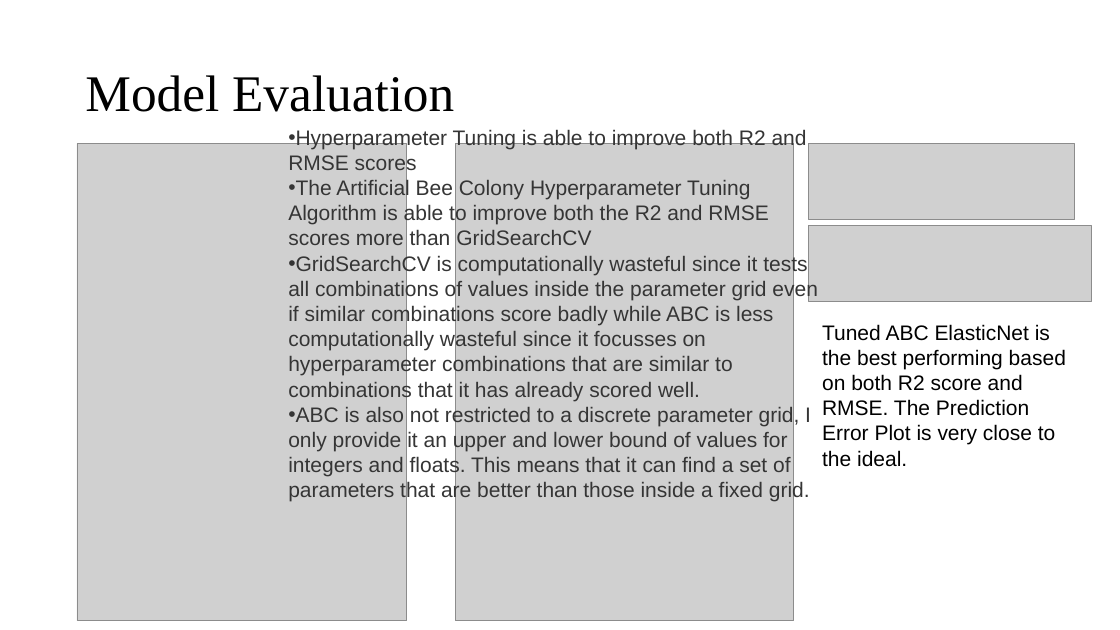
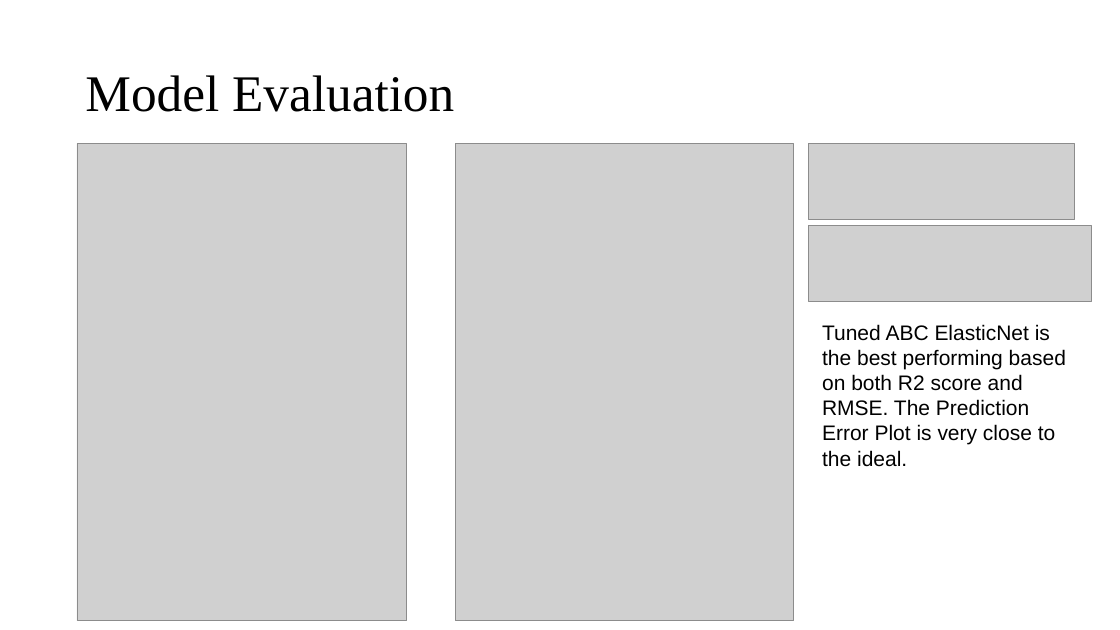
Before and after one commit to glennwuwu/aiml-regression-classification, a slide deck: slide 19 of AIML CA1.pptx. Drawn at 1120x630 pixels with LibreOffice and Linux fonts; fonts in the diff are those of the drawing; grey boxes stand for pictures. Boxes give left, top, right and bottom in pixels: in the first picture for what was removed or moved away, otherwise in the second. Text is boxed around its words. In the diff, an @@ line names an element or a change of style, - is before the commit and + after.

```diff
--- a/AIML CA1.pptx
+++ b/AIML CA1.pptx
@@ text removed at (x1=288, y1=128, x2=818, y2=502) @@
-• Hyperparameter Tuning is able to improve both R2 and RMSE scores
-• The Artificial Bee Colony Hyperparameter Tuning Algorithm is able to improve both the R2 and RMSE scores more than GridSearchCV
-• GridSearchCV is computationally wasteful since it tests all combinations of values inside the parameter grid even if similar combinations score badly while ABC is less computationally wasteful since it focusses on hyperparameter combinations that are similar to combinations that it has already scored well.
-• ABC is also not restricted to a discrete parameter grid, I only provide it an upper and lower bound of values for integers and floats. This means that it can find a set of parameters that are better than those inside a fixed grid.
```
